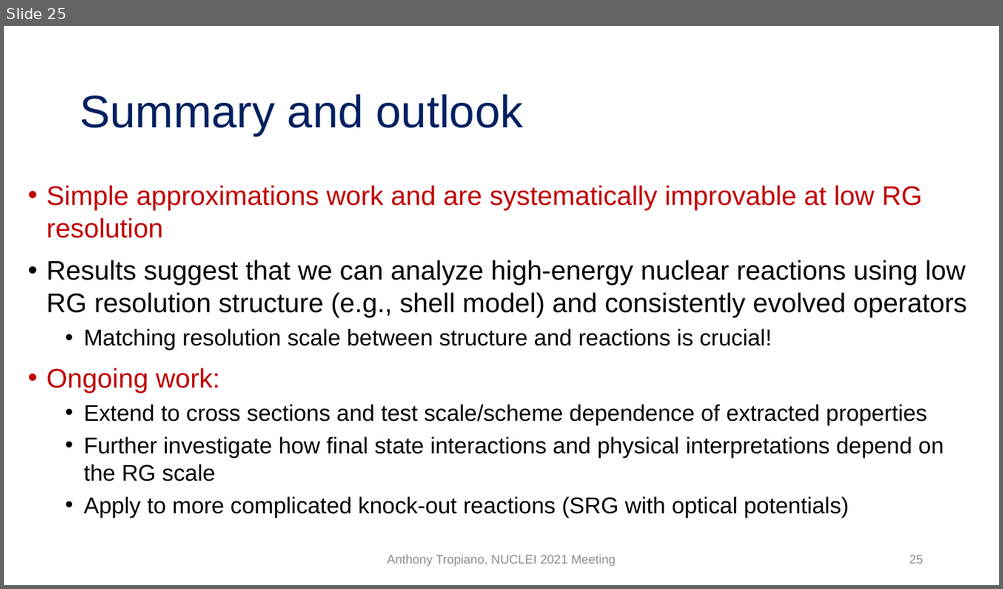
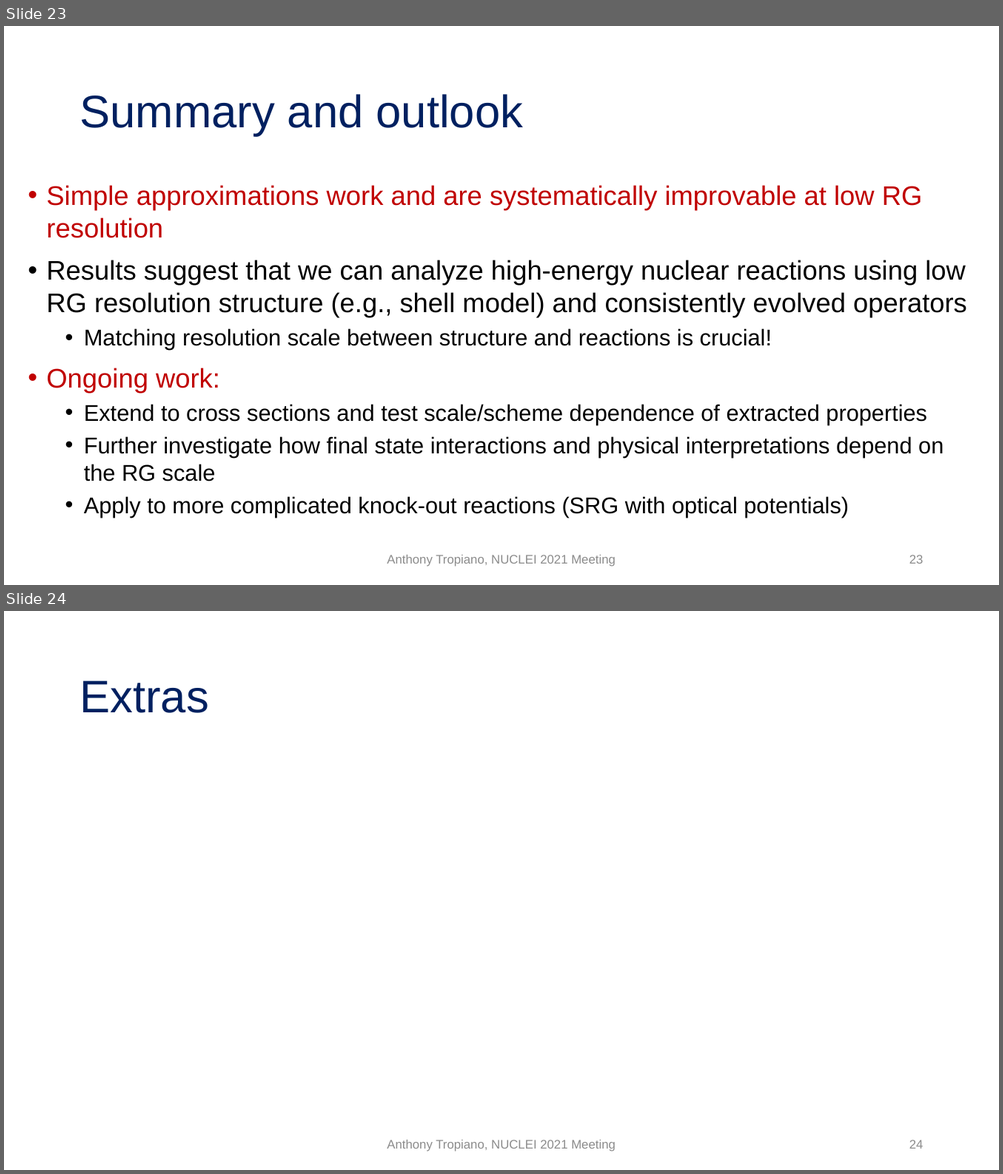
Before and after one commit to tropiano4/tropiano-srg, a slide deck: Presentations/NUCLEI_June2021/tropiano_nuclei_june2021.pptx. Shown one above the other, each under a label of ours: slide 25 before the commit, slides 23 and 24 after it. The pictures are 1003x589 and 1003x1174 pixels, drawn with LibreOffice and Linux fonts; fonts in the diff are those of the drawing. Boxes give left, top, right and bottom in pixels: in the first picture for what was removed or moved away, otherwise in the second. Text is boxed around its words. In the diff, an @@ line names an element or a change of style, - is before the commit and + after.

Commit message:
Updates to NUCLEI talk

```diff
--- a/Presentations/NUCLEI_June2021/tropiano_nuclei_june2021.pptx
+++ b/Presentations/NUCLEI_June2021/tropiano_nuclei_june2021.pptx
@@ slide 24 added at (4,611,999,1170), background #FFFFFF @@
@@ title added at (79,681,208,713), 44 pt, text #002060 @@
+Extras
@@ text added at (387,1140,615,1152), 12 pt, text #8C8C8C @@
+Anthony Tropiano, NUCLEI 2021 Meeting
@@ page number added at (909,1140,923,1149), 12 pt, text #8C8C8C @@
+24
@@ what was slide 25 is now slide 23 @@
@@ page number at (909,555,923,564): text changed @@
-25
+23
```
Also in this commit, not shown: 2 slides changed, 1 other slide added, 2 other files.
